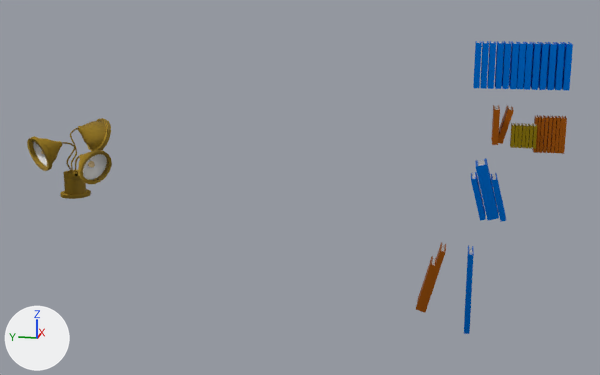
Renders of the OBJ model ProyectoFinal/ProyectoFinal/Models/Lampara.obj from each side of a commit.
Both versions are drawn from a 50 mm camera at (-0.34, -2.24, 4.26) aimed at (6.99, -0.78, 2.43). The axes (+X, +Y, +Z) are drawn at lower left. The lights are the same throughout. Where no turn or scale is listed for an object, it has been applied to the vertices. Vertices at the same position are counted once.

Names of what the first picture shows: 'Lampara'.
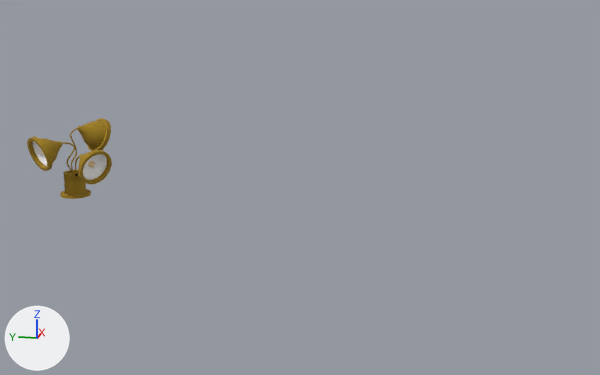
Where the change shows, as pixel boxes [x1, y1, x2, y2] in the pictures (600 x 375 px):
'Lampara', reshaped (84% narrower, 72% shorter): before [27, 41, 573, 334]; after [27, 118, 112, 199]
part 1 of me_lampara, deleted (blue): before [416, 41, 573, 334]
part 2 of me_lampara, recoloured: [27, 118, 112, 199] in both

Patch to the scene script:
```diff
--- a/ProyectoFinal/ProyectoFinal/Models/Lampara.obj.py
+++ b/ProyectoFinal/ProyectoFinal/Models/Lampara.obj.py
@@ mat_lampara4_lambert4sg @@
+mat_lampara4_lambert4sg = bpy.data.materials.new('Lampara4:lambert4SG')
+# uses the picture img_lampara_albedo_png
+# uses the picture img_lampara_specular_png
@@ me_lampara @@
 # used by ob_lampara; location = (0.0, 0.0, 0.0)
-me_lampara.from_pydata(...)  # 3922 vertices, 6654 faces; spans x 6.57..7.38, y -3.08..1.8, z 1.18..3.78
-me_lampara.materials.append(mat_libro1_material_002)  # blue #007ce7
-me_lampara.materials.append(mat_libro1_material_004)  # white #e7e7e7
-me_lampara.materials.append(mat_libro1_material_006)  # blue #007ce7
-me_lampara.materials.append(mat_libro1_material_008)  # white #e7e7e7
-me_lampara.materials.append(mat_libro1_material_010)  # orange #b86519
-me_lampara.materials.append(mat_libro1_material_012)  # white #e7e7e7
-me_lampara.materials.append(mat_libro1_material_014)  # blue #007ce7
-me_lampara.materials.append(mat_libro1_material_016)  # white #e7e7e7
-me_lampara.materials.append(mat_libro1_material_018)  # blue #007ce7
-me_lampara.materials.append(mat_libro1_material_020)  # white #e7e7e7
-me_lampara.materials.append(mat_libro1_material_022)  # blue #007ce7
-me_lampara.materials.append(mat_libro1_material_024)  # white #e7e7e7
-me_lampara.materials.append(mat_libro1_material_026)  # blue #007ce7
-me_lampara.materials.append(mat_libro1_material_028)  # white #e7e7e7
-me_lampara.materials.append(mat_libro1_material_030)  # blue #007ce7
-me_lampara.materials.append(mat_libro1_material_032)  # white #e7e7e7
-me_lampara.materials.append(mat_libro1_material_034)  # blue #007ce7
-me_lampara.materials.append(mat_libro1_material_036)  # white #e7e7e7
-me_lampara.materials.append(mat_libro1_material_038)  # blue #007ce7
-me_lampara.materials.append(mat_libro1_material_040)  # white #e7e7e7
-me_lampara.materials.append(mat_libro1_material_042)  # blue #007ce7
-me_lampara.materials.append(mat_libro1_material_044)  # white #e7e7e7
-me_lampara.materials.append(mat_libro1_material_046)  # blue #007ce7
-me_lampara.materials.append(mat_libro1_material_048)  # white #e7e7e7
-me_lampara.materials.append(mat_libro1_material_050)  # blue #007ce7
-me_lampara.materials.append(mat_libro1_material_052)  # white #e7e7e7
-me_lampara.materials.append(mat_libro1_material_058)  # blue #007ce7
-me_lampara.materials.append(mat_libro1_material_060)  # white #e7e7e7
-me_lampara.materials.append(mat_libro1_material_062)  # yellow #a68e19
-me_lampara.materials.append(mat_libro1_material_064)  # white #e7e7e7
-me_lampara.materials.append(mat_libro1_material_066)  # yellow #a68e19
-me_lampara.materials.append(mat_libro1_material_068)  # white #e7e7e7
+me_lampara.from_pydata(...)  # 3034 vertices, 5840 faces; spans x 6.57..7.38, y 1.02..1.8, z 2.25..2.96
+# me_lampara part 1: 37 loose pieces with 888 vertices, spanning x 6.72..7.19, y -3.08..-1.88, z 1.18..3.78, are deleted
+# me_lampara part 2: 5840 faces spanning x 6.57..7.38, y 1.02..1.8, z 2.25..2.96 switch from mat_lampara5_lambert4sg to mat_lampara4_lambert4sg
```
